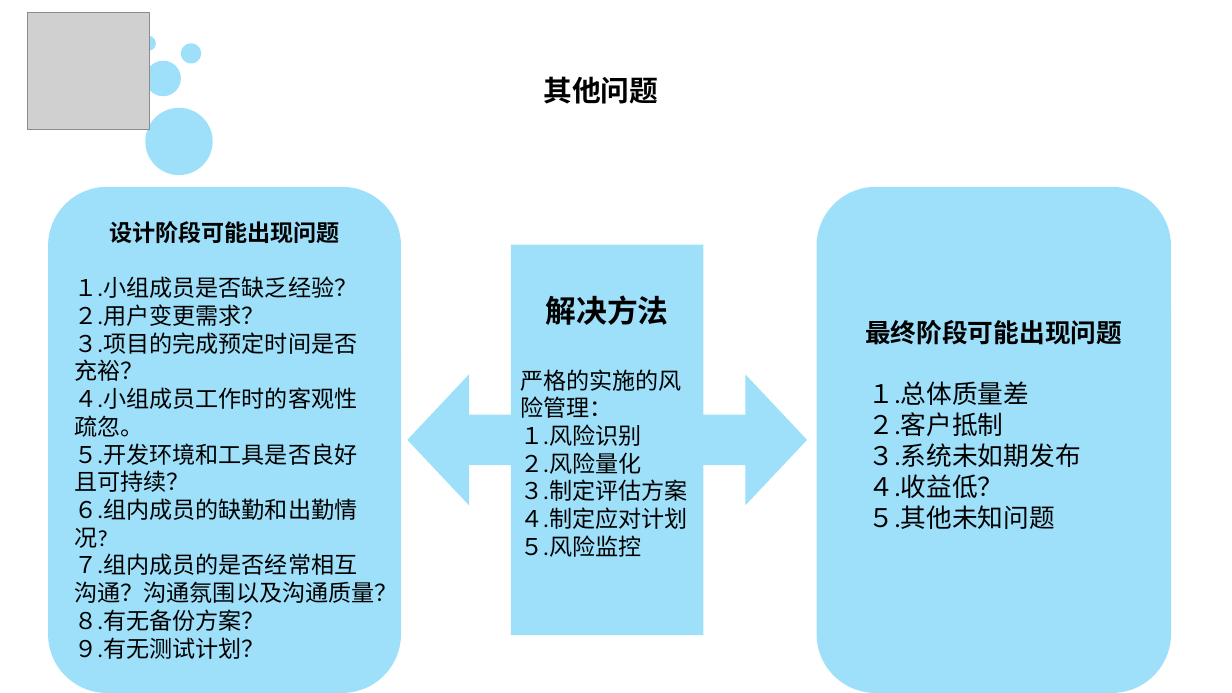
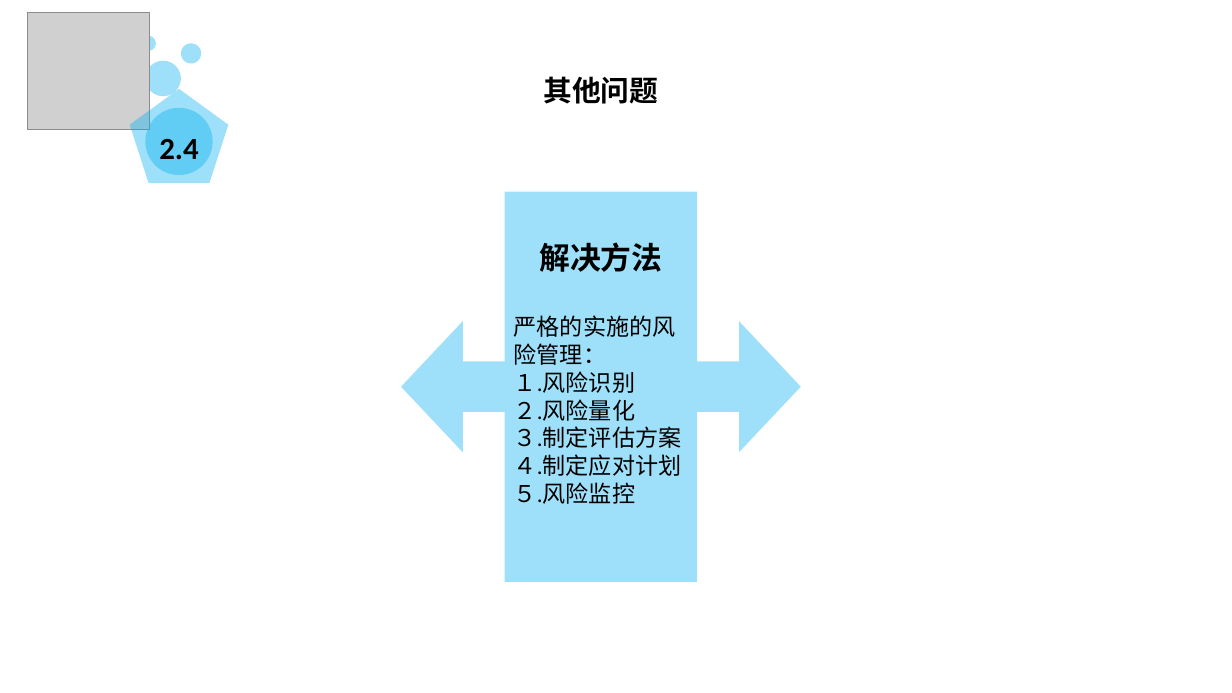
Before and after one commit to PRD2018-G13/PRD2018-G13-TeamProject, a slide deck: slide 24 of PRD2018-G13组项目/软件工程系列课程教学辅助网站/受控文档/分析设计/PRD2018-G13-项目里程碑.pptx (slide 17 before the commit). Drawn at 1232x693 pixels with LibreOffice and Linux fonts; fonts in the diff are those of the drawing; grey boxes stand for pictures; background and template pictures are left out. Boxes give left, top, right and bottom in pixels: in the first picture for what was removed or moved away, otherwise in the second. Text is boxed around its words. In the diff, an @@ line names an element or a change of style, - is before the commit and + after.

```diff
--- a/PRD2018-G13组项目/软件工程系列课程教学辅助网站/受控文档/分析设计/PRD2018-G13-项目里程碑.pptx
+++ b/PRD2018-G13组项目/软件工程系列课程教学辅助网站/受控文档/分析设计/PRD2018-G13-项目里程碑.pptx
@@ pentagon added at (129, 89, 228, 183), fill #00B0F0 at 38% opacity, 24 pt, text #000000, bold @@
+2.4
@@ rounded rectangle removed at (48, 187, 401, 693) @@
-  设计阶段可能出现问题
-１.小组成员是否缺乏经验？
-２.用户变更需求？
-３.项目的完成预定时间是否充裕？
-４.小组成员工作时的客观性疏忽。
-５.开发环境和工具是否良好且可持续？
-６.组内成员的缺勤和出勤情况?
-７.组内成员的是否经常相互沟通？沟通氛围以及沟通质量？
-８.有无备份方案？
-９.有无测试计划？
@@ left right arrow callout "解决方法": place and size @@
-left right arrow callout "解决方法" at (408, 245, 808, 635)
+left right arrow callout "解决方法" at (401, 191, 801, 581)
@@ rounded rectangle removed at (817, 187, 1172, 693) @@
-最终阶段可能出现问题
-１.总体质量差
-２.客户抵制
-３.系统未如期发布
-４.收益低？
-５.其他未知问题
```
Also in this commit, not shown: 23 other slides changed, 49 slides added, 15 slides removed, 2 other files.
